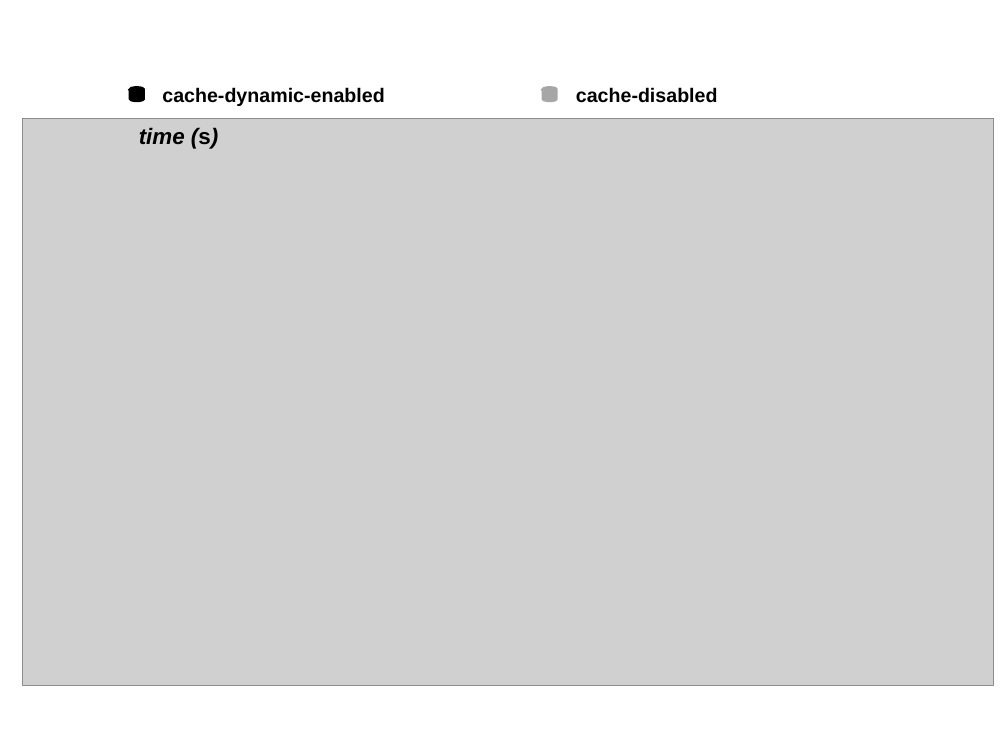
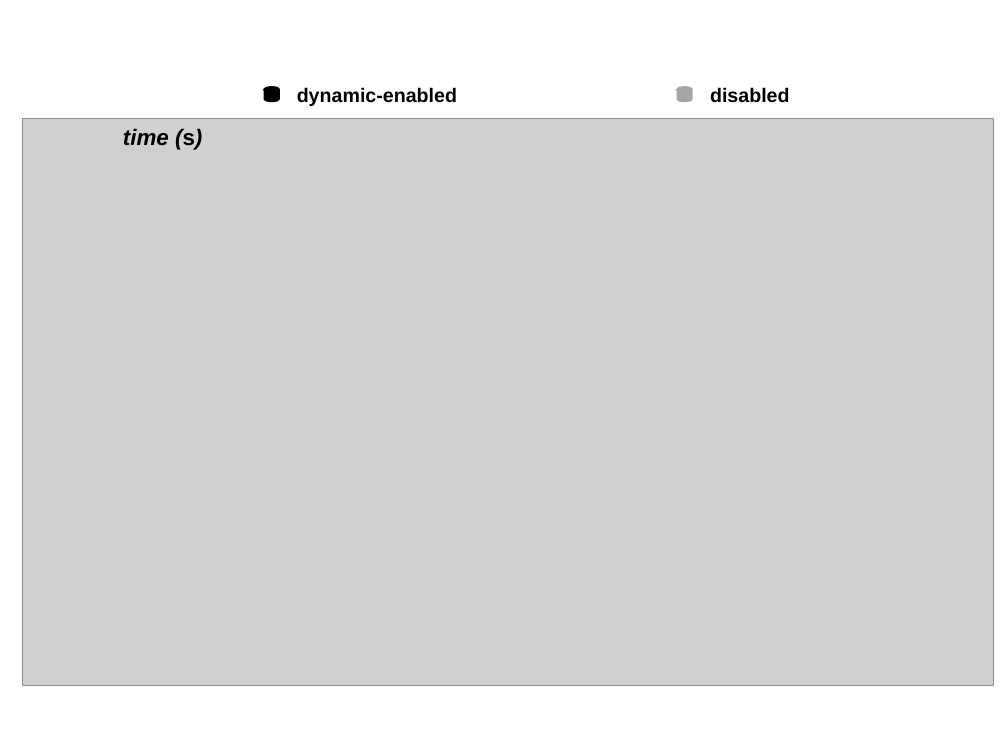
Before and after one commit to strongerwill/FastIO, a slide deck: slide 1 of doc/materials/steady_enabled_qi_benchmarks/spec.ppt. Drawn at 1008x756 pixels with LibreOffice and Linux fonts; fonts in the diff are those of the drawing; grey boxes stand for pictures. Boxes give left, top, right and bottom in pixels: in the first picture for what was removed or moved away, otherwise in the second. Text is boxed around its words. In the diff, an @@ line names an element or a change of style, - is before the commit and + after.

```diff
--- a/doc/materials/steady_enabled_qi_benchmarks/spec.ppt
+++ b/doc/materials/steady_enabled_qi_benchmarks/spec.ppt
@@ cylinder: place and size @@
-cylinder at [131,89,143,101]
+cylinder at [266,89,278,101]
@@ text at [297,87,457,106]: text changed @@
-cache-dynamic-enabled
+dynamic-enabled
@@ cylinder: place and size @@
-cylinder at [543,89,555,101]
+cylinder at [678,89,690,101]
@@ text at [710,87,790,103]: text changed @@
-cache-disabled
+disabled
@@ text "time (s)": place and size @@
-text "time (s)" at [139,127,218,149]
+text "time (s)" at [123,128,202,150]
```
Also in this commit, not shown: 25 other files.
